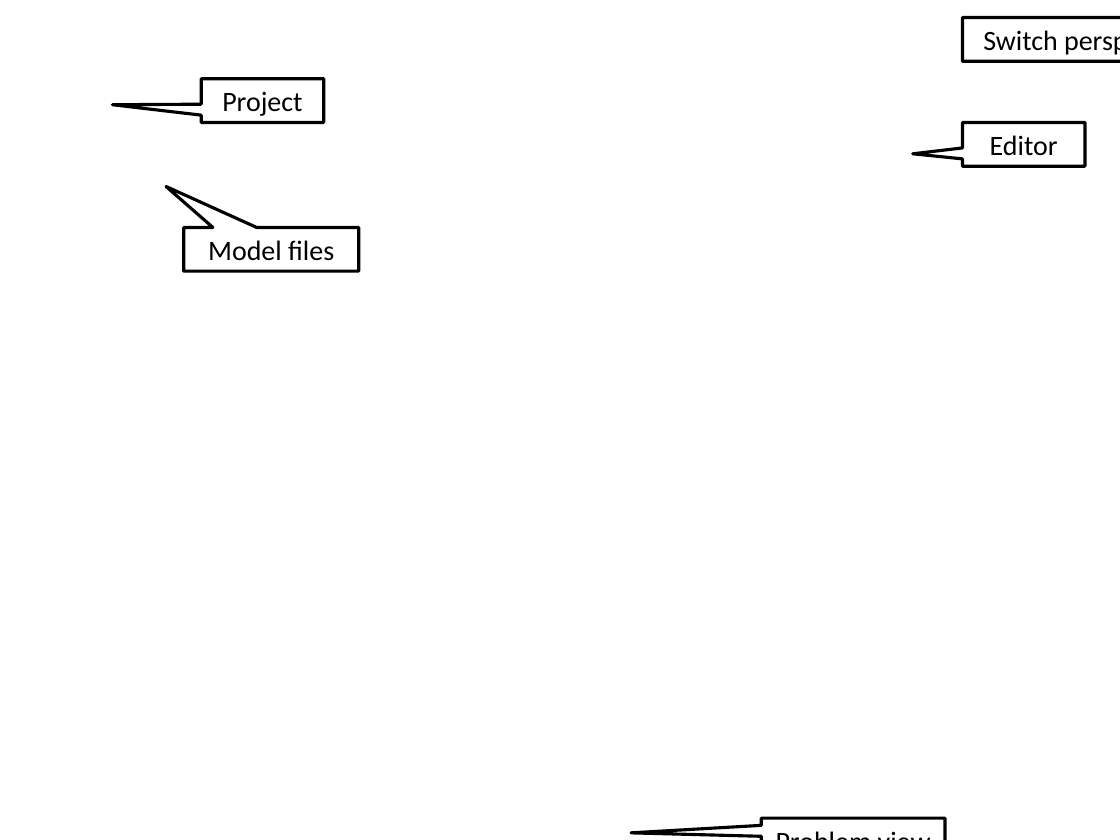
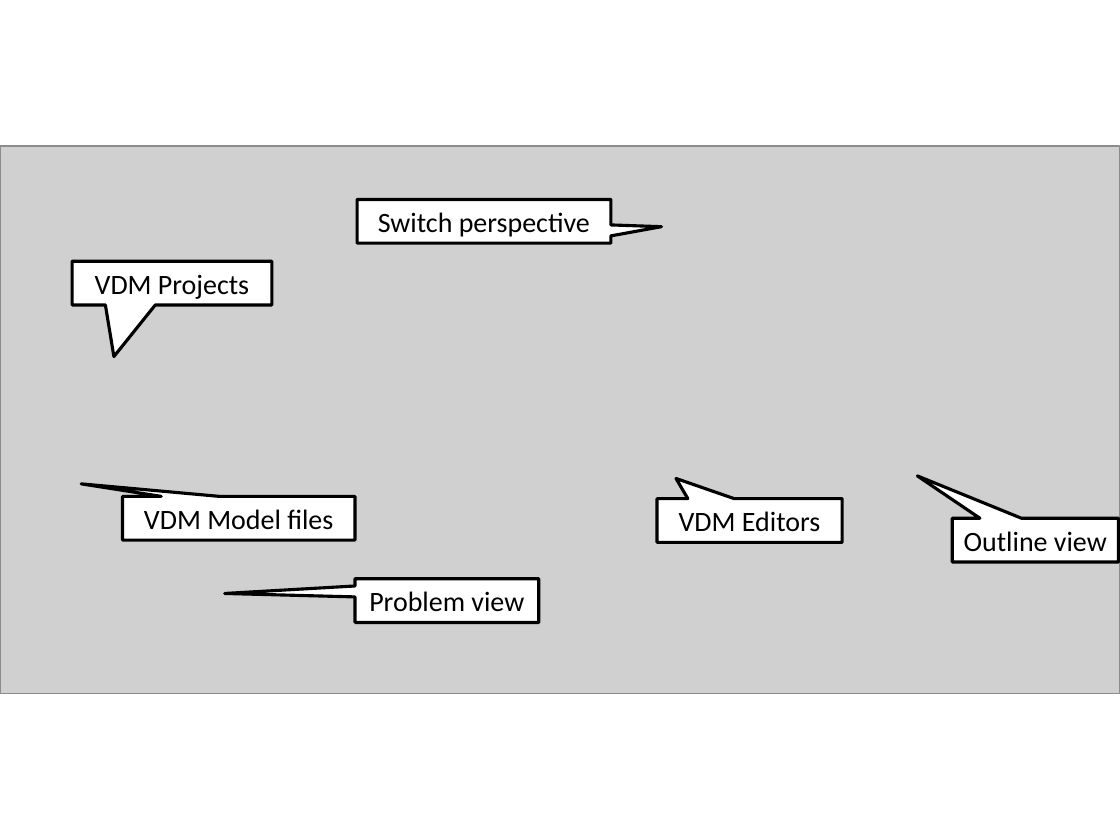
Before and after one commit to overturetool/documentation, a slide deck: slide 1 of documentation/tutorials/VDM++OvertureTutorial/figures/OvertureAndDebuggingPerspective.pptx. Drawn at 1120x840 pixels with LibreOffice and Linux fonts; fonts in the diff are those of the drawing; grey boxes stand for pictures; background and template pictures are left out. Boxes give left, top, right and bottom in pixels: in the first picture for what was removed or moved away, otherwise in the second. Text is boxed around its words. In the diff, an @@ line names an element or a change of style, - is before the commit and + after.

Commit message:
Starting to take care of new screen dumps in documentation

```diff
--- a/documentation/tutorials/VDM++OvertureTutorial/figures/OvertureAndDebuggingPerspective.pptx
+++ b/documentation/tutorials/VDM++OvertureTutorial/figures/OvertureAndDebuggingPerspective.pptx
@@ speech box removed at (x1=202, y1=78, x2=324, y2=122) @@
-Project
@@ picture added at (x1=0, y1=146, x2=1120, y2=693) @@
@@ speech box removed at (x1=962, y1=122, x2=1084, y2=166) @@
-Editor
@@ speech box "Switch perspective" resized from (x1=962, y1=18, x2=1120, y2=62) to (x1=357, y1=199, x2=612, y2=243) @@
@@ speech box added at (x1=72, y1=261, x2=271, y2=305), fill #FFFFFF, outline #000000 2 pt, 18 pt, text #000000 @@
+VDM Projects
@@ speech box "VDM Model files" resized from (x1=184, y1=227, x2=358, y2=271) to (x1=122, y1=496, x2=355, y2=540) @@
@@ speech box "VDM Model files" at (x1=122, y1=496, x2=355, y2=540): proportions changed @@
@@ text in speech box at (x1=144, y1=509, x2=333, y2=530): text changed @@
-Model files
+VDM Model files
@@ speech box added at (x1=657, y1=498, x2=842, y2=542), fill #FFFFFF, outline #000000 2 pt, 18 pt, text #000000 @@
+VDM Editors
@@ speech box added at (x1=952, y1=519, x2=1118, y2=562), fill #FFFFFF, outline #000000 2 pt, 18 pt, text #000000 @@
+Outline view
@@ speech box "Problem view" resized from (x1=762, y1=818, x2=945, y2=840) to (x1=355, y1=579, x2=539, y2=623) @@
```
